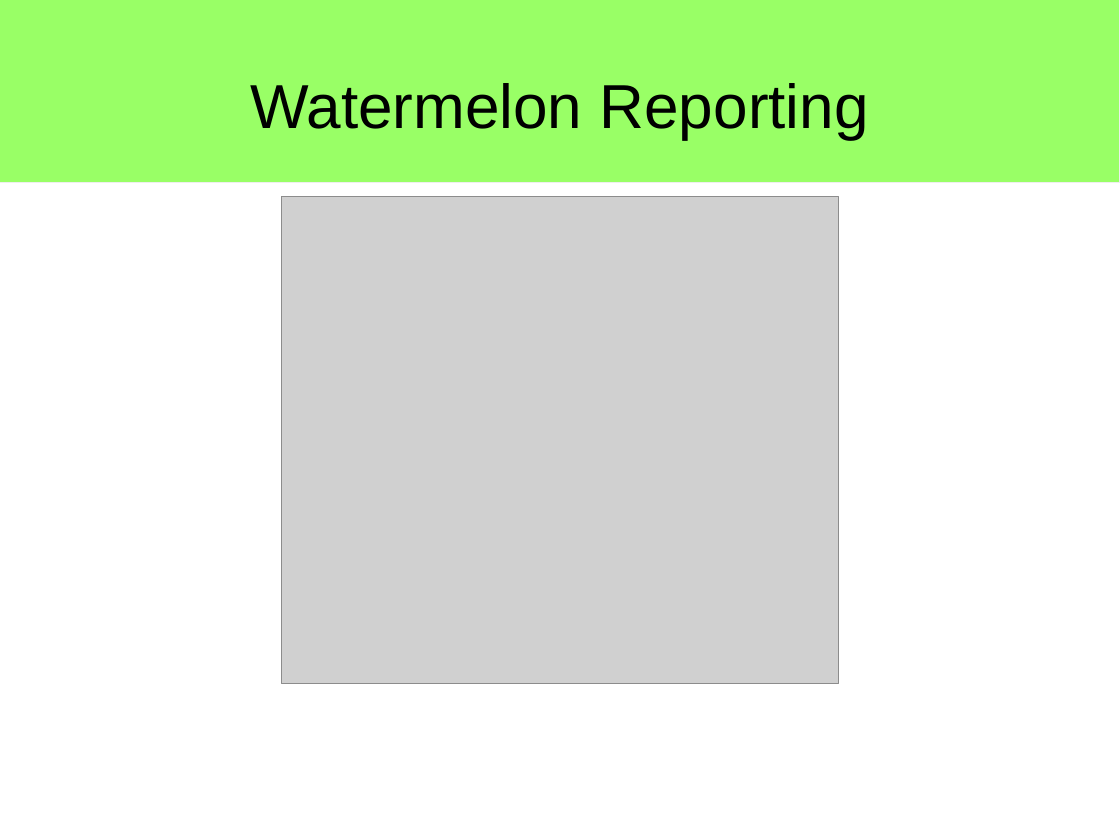
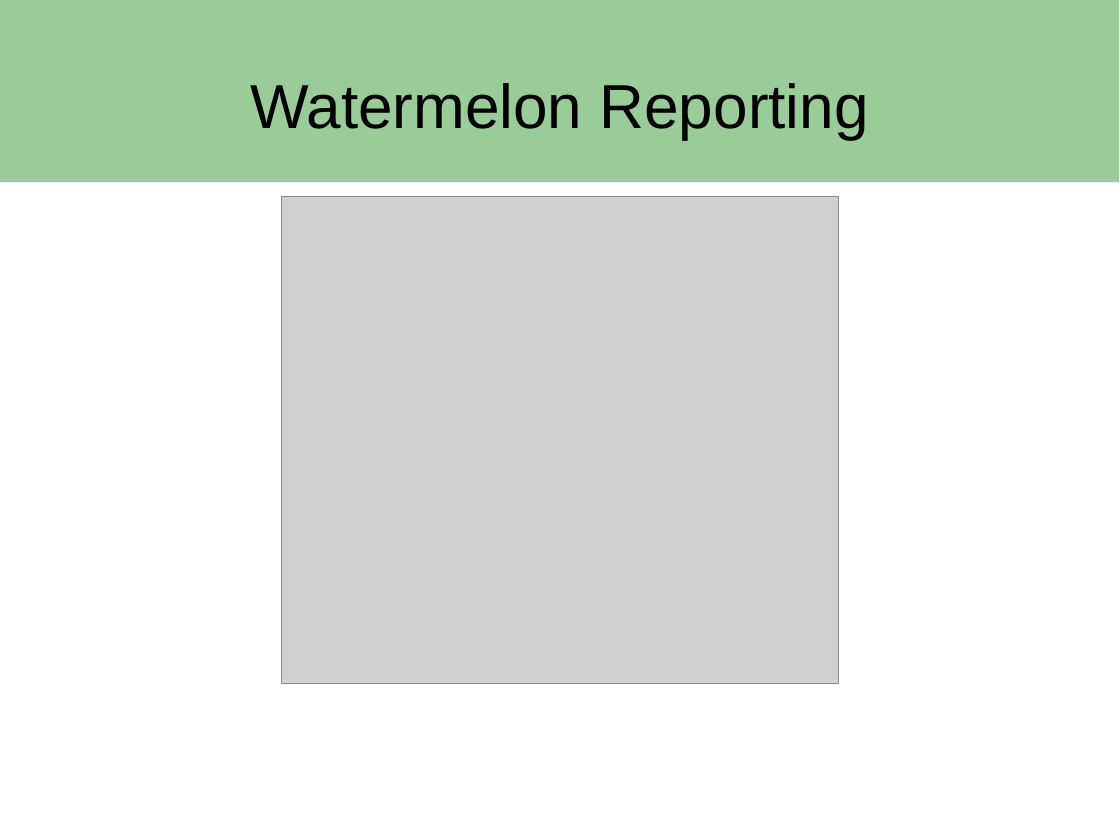
Before and after one commit to uwekranz/cucumber, a slide deck: slide 2 of presentation.odp. Drawn at 1120x840 pixels with LibreOffice and Linux fonts; fonts in the diff are those of the drawing; grey boxes stand for pictures. Boxes give left, top, right and bottom in pixels: in the first picture for what was removed or moved away, otherwise in the second. Text is boxed around its words. In the diff, an @@ line names an element or a change of style, - is before the commit and + after.

```diff
--- a/presentation.odp
+++ b/presentation.odp
@@ rectangle at bbox=[0, 0, 1120, 183]: fill #99FF66 to #99CC99 @@
```
Also in this commit, not shown: 15 other slides changed, 1 slide added, 5 other files.
